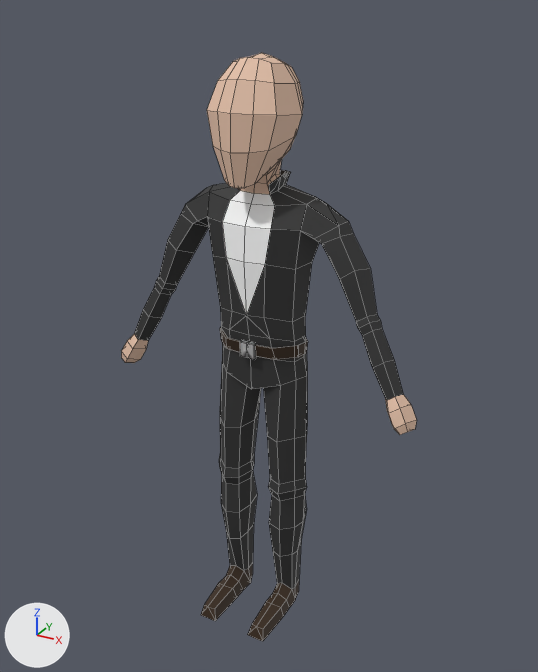
The FBX model models/man_animation.fbx as it was, and as the next commit left it.
The view is the same before and after, from a 50 mm camera at (4.19, -7.31, 7.7) aimed at (0.05, 0.2, 3.95). The axes (+X, +Y, +Z) are drawn at lower left. The lights are the same throughout. Mesh edges are drawn as thin lines. Where no turn or scale is listed for an object, it has been applied to the vertices.
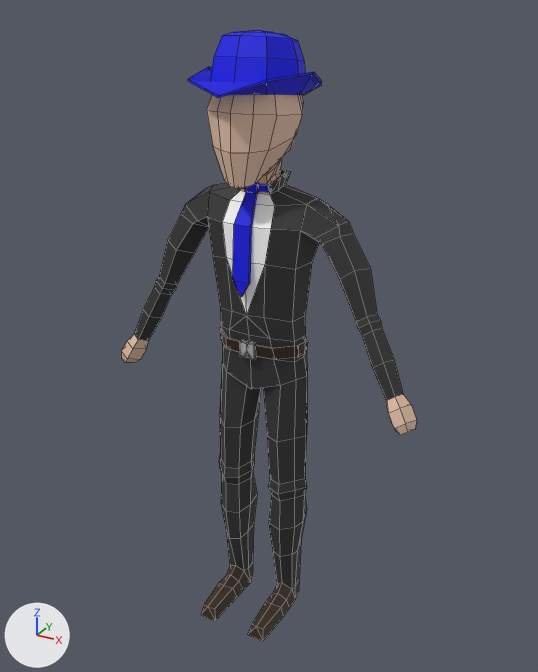
Scene script edits in JSON lines:
```json
{"op": "add", "block": "mat_groupcolor", "code": ["mat_groupcolor = principled_material('Groupcolor')", "mat_groupcolor.base_color = (0.0, 0.00188, 0.8)  # blue #0006e7", "mat_groupcolor.roughness = 0.69"]}
{"block": "me_guy", "where": "# used by ob_cube; location = (0.0, 0.0, 0.0)"}
{"op": "remove", "block": "me_guy", "code": "me_guy.from_pydata(...)  # 550 vertices, 557 faces; spans x -2.09..2.09, y -0.77..0.63, z -0.04..7.27"}
{"op": "add", "block": "me_guy", "code": "me_guy.from_pydata(...)  # 588 vertices, 594 faces; spans x -2.09..2.09, y -0.77..0.63, z -0.04..7.27"}
{"block": "me_guy", "change": "me_guy part 1: a new loose piece of 38 vertices spanning x -0.21..0.21, y -0.34..-0.01, z 4.63..5.91, in mat_groupcolor (blue #0006e7)"}
{"op": "add", "block": "me_guy", "code": "me_guy.materials.append(mat_groupcolor)  # blue #0006e7"}
{"op": "add", "block": "me_bowlerhat", "code": ["me_bowlerhat = bpy.data.meshes.new('BowlerHat')", "me_bowlerhat.from_pydata(...)  # 57 vertices, 57 faces; spans x -0.66..0.64, y -0.85..0.77, z -0.47..0.32", "me_bowlerhat.materials.append(mat_groupcolor)  # blue #0006e7"]}
{"op": "add", "block": "ob_bowlerhat", "code": ["ob_bowlerhat = bpy.data.objects.new('BowlerHat', me_bowlerhat)", "ob_bowlerhat.location = (-0.01, 0.13, 7.17)"]}
```

Location of each change, [x1, y1, x2, y2] in pixels of the pictures (538 x 672 px):
```json
{"object": "Cube", "change": "reshaped", "before": [121, 53, 417, 641], "after": [121, 94, 417, 641], "on screen": "7% shorter"}
{"object": "BowlerHat", "change": "added", "after": [188, 30, 322, 98], "on screen": "blue"}
{"part": 1, "of": "me_guy", "change": "added", "after": [233, 183, 269, 297], "on screen": "blue"}
```
